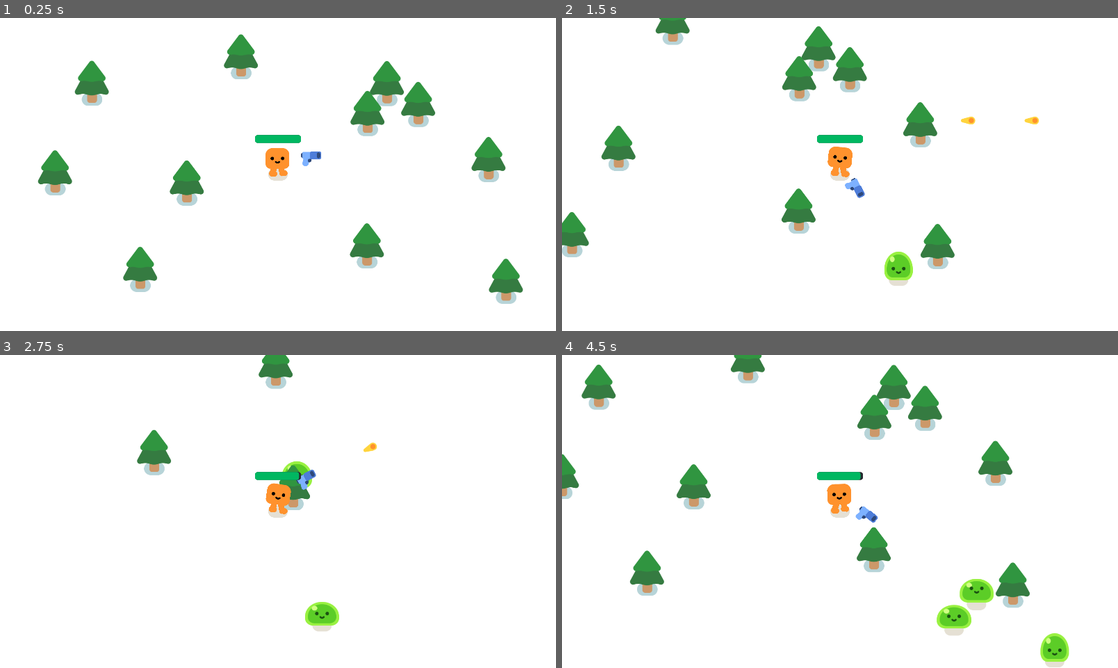
Above: before the commit, frames 1-4 (two rows, left to right).
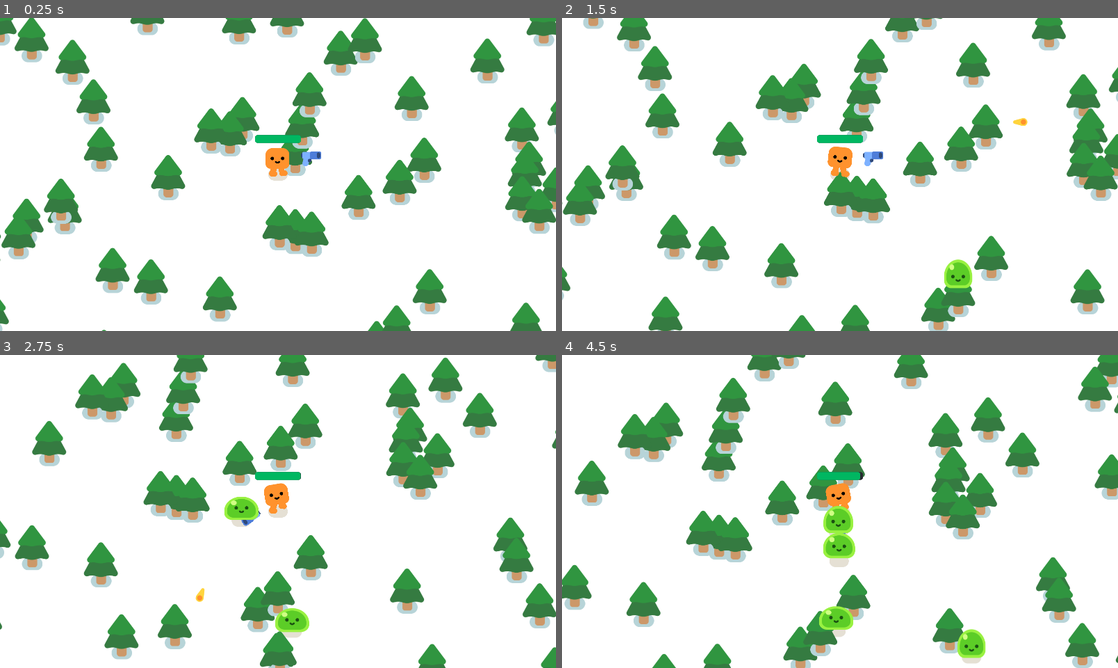
Above: after the commit, the same moments.

Repository: guicardosom/Bloblings
Game: Godot game, scene res://scenes/game.tscn
Two runs of this game, one before a commit and one after it. Both use one fixed random seed, a clock stepped at 60 frames per second and the inputs below.
Inputs:
- Up to frame 1 (0.25 s): no input
- Up to frame 2 (1.5 s): tap Enter at 0.5 s; hold D (move_right) 0.53-1.28 s; hold S (move_down) from 1.28 s (still down)
- Up to frame 3 (2.75 s): release S (move_down) at 2.03 s; hold D (move_right) from 2.03 s (still down)
- Up to frame 4 (4.5 s): release D (move_right) at 2.78 s; hold W (move_up) 2.78-3.53 s; hold A (move_left) from 3.53 s (still down)

The runs differ from the first frame. In frame 1, 24% of the frame differs, in the area x 0-100%, y 0-100%; in frame 2, 23%; in frame 3, 21%; in frame 4, 26%.

Commit message:
Tree Spawner
Setups tree spawner

Diff:
--- a/godot-project/scenes/game.tscn
+++ b/godot-project/scenes/game.tscn
@@ -1,9 +1,10 @@
-[gd_scene load_steps=6 format=3 uid="uid://bnk77fyvyiq38"]
+[gd_scene load_steps=7 format=3 uid="uid://bnk77fyvyiq38"]
 
 [ext_resource type="Script" uid="uid://bssaim7vpkgph" path="res://scripts/game.gd" id="1_lbhrr"]
 [ext_resource type="PackedScene" uid="uid://vkq4jcqqix6w" path="res://scenes/player.tscn" id="1_uwrxv"]
 [ext_resource type="PackedScene" uid="uid://bqvqxce8uv1bd" path="res://scenes/tree.tscn" id="2_yqjtg"]
 [ext_resource type="PackedScene" uid="uid://b1ixbcxlqyguj" path="res://scenes/blob.tscn" id="3_lnu2h"]
+[ext_resource type="Script" uid="uid://cki4667qjtinh" path="res://scripts/tree_spawner.gd" id="5_iywne"]
 
 [sub_resource type="Curve2D" id="Curve2D_lnu2h"]
 _data = {
@@ -35,40 +36,7 @@
 position = Vector2(-72, -76)
 rotation = -0.00780853
 
-[node name="PineTree" parent="." instance=ExtResource("2_yqjtg")]
-position = Vector2(318, 280)
-
-[node name="PineTree2" parent="." instance=ExtResource("2_yqjtg")]
-position = Vector2(191, 589)
-
-[node name="PineTree3" parent="." instance=ExtResource("2_yqjtg")]
-position = Vector2(646, 624)
-
-[node name="PineTree4" parent="." instance=ExtResource("2_yqjtg")]
-position = Vector2(485, 922)
-
-[node name="PineTree5" parent="." instance=ExtResource("2_yqjtg")]
-position = Vector2(1268, 841)
-
-[node name="PineTree6" parent="." instance=ExtResource("2_yqjtg")]
-position = Vector2(1748, 963)
-
-[node name="PineTree7" parent="." instance=ExtResource("2_yqjtg")]
-position = Vector2(1688, 543)
-
-[node name="PineTree8" parent="." instance=ExtResource("2_yqjtg")]
-position = Vector2(1337, 281)
-
-[node name="PineTree9" parent="." instance=ExtResource("2_yqjtg")]
-position = Vector2(833, 189)
-
-[node name="PineTree10" parent="." instance=ExtResource("2_yqjtg")]
-position = Vector2(1445, 353)
-
-[node name="PineTree11" parent="." instance=ExtResource("2_yqjtg")]
-position = Vector2(1270, 384)
-
-[node name="Timer" type="Timer" parent="."]
+[node name="BlobSpawnerTimer" type="Timer" parent="."]
 autostart = true
 
 [node name="GameOver" type="CanvasLayer" parent="."]
@@ -99,5 +67,10 @@
 theme_override_font_sizes/font_size = 150
 text = "Game Over"
 
+[node name="TreeSpawner" type="Node2D" parent="." node_paths=PackedStringArray("player")]
+script = ExtResource("5_iywne")
+tree_scene = ExtResource("2_yqjtg")
+player = NodePath("../Player")
+
 [connection signal="health_depleted" from="Player" to="." method="_on_player_health_depleted"]
-[connection signal="timeout" from="Timer" to="." method="_on_timer_timeout"]
+[connection signal="timeout" from="BlobSpawnerTimer" to="." method="_on_timer_timeout"]
--- /dev/null
+++ b/godot-project/scripts/tree_spawner.gd
@@ -0,0 +1,58 @@
+extends Node2D
+
+@export var tree_scene: PackedScene
+@export var player: Node2D
+@export var chunk_size: int = 512
+@export var trees_per_chunk: int = 5
+@export var render_distance: int = 2
+
+var active_chunks: Dictionary = {}
+
+func _process(_delta):
+	if player:
+		update_chunks_around_player()
+
+func get_chunk_coords(pos: Vector2) -> Vector2i:
+	return Vector2i(
+		floor(pos.x / chunk_size),
+		floor(pos.y / chunk_size)
+	)
+
+func update_chunks_around_player():
+	var player_chunk = get_chunk_coords(player.global_position)
+
+	# Spawn chunks around the player
+	for x in range(player_chunk.x - render_distance, player_chunk.x + render_distance + 1):
+		for y in range(player_chunk.y - render_distance, player_chunk.y + render_distance + 1):
+			var chunk_coords = Vector2i(x, y)
+			if not active_chunks.has(chunk_coords):
+				spawn_chunk(chunk_coords)
+
+	# Despawn chunks that are too far
+	var chunks_to_remove = []
+	for chunk_coords in active_chunks.keys():
+		if chunk_coords.distance_to(player_chunk) > render_distance + 1:
+			active_chunks[chunk_coords].queue_free()
+			chunks_to_remove.append(chunk_coords)
+
+	for coords in chunks_to_remove:
+		active_chunks.erase(coords)
+
+func spawn_chunk(chunk_coords: Vector2i):
+	var chunk = Node2D.new()
+	add_child(chunk)
+	active_chunks[chunk_coords] = chunk
+
+	var chunk_origin = chunk_coords * chunk_size
+
+	var rng = RandomNumberGenerator.new()
+	rng.seed = hash(chunk_coords)
+
+	for i in trees_per_chunk:
+		var tree = tree_scene.instantiate()
+		var local_pos = Vector2(
+			rng.randf_range(0, chunk_size),
+			rng.randf_range(0, chunk_size)
+		)
+		tree.position = Vector2(chunk_origin) + local_pos
+		chunk.add_child(tree)
Not shown, added: godot-project/scripts/tree_spawner.gd.uid
